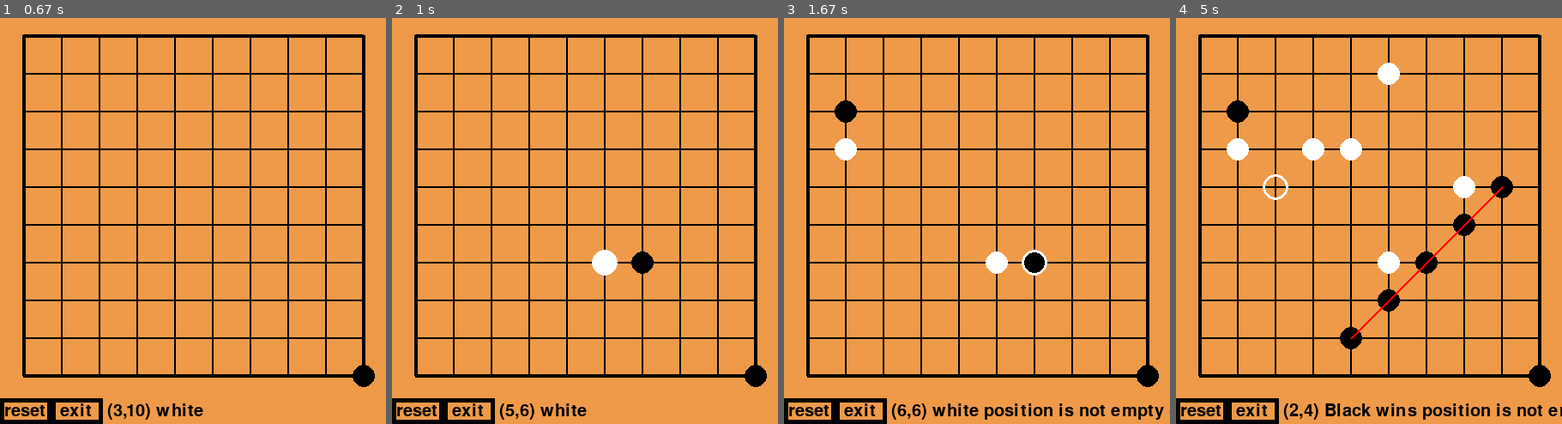
Above: before the commit, frames 1-4 (left to right).
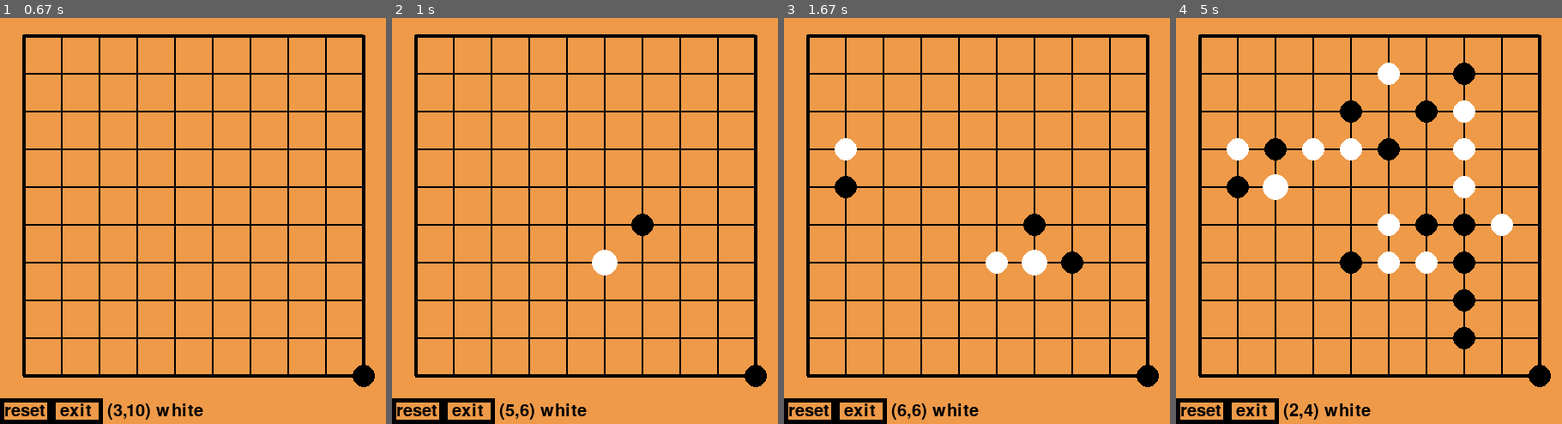
Above: after the commit, the same moments.

Repository: su2u4-1/my_code
Game: pygame game, started from python_game/五子棋.py
Two runs of this game, one before a commit and one after it. Both use one fixed random seed, a clock stepped at 60 frames per second and the inputs below.
Inputs (mouse positions are in pixels of both pictures, inside the frame that each line leads up to):
- Up to frame 1 (0.67 s): type "10 (at the terminal prompt)" at 0 s; click "AI" at 0.38 s
- Up to frame 2 (1 s): click (585, 245) at 0.72 s
- Up to frame 3 (1.67 s): click (857, 156) at 1.05 s; click (1023, 253) at 1.38 s
- Up to frame 4 (5 s): click (1376, 78) at 1.72 s; click (1372, 261) at 2.05 s; click (1357, 147) at 2.38 s; click (1314, 131) at 2.72 s; click (1469, 180) at 3.05 s; click (1488, 208) at 3.38 s; click (1450, 147) at 3.72 s; click (1453, 115) at 4.05 s; click (1384, 200) at 4.38 s; click (1257, 192) at 4.72 s

Frame 1 is identical in both runs. In frame 2, 0.4% of the frame differs, in the area x 62-68%, y 48-64%; in frame 3, 1.7%; in frame 4, 5.5%, in the area x 13-100%, y 10-99%.

Commit message:
list -> set, 8 -> 4

Diff:
--- a/python_game/五子棋.py
+++ b/python_game/五子棋.py
@@ -86,7 +86,7 @@
                 if self.chessBoard[x][y] == 0:
                     n += 1
                 else:
-                    for i in range(8):
+                    for i in range(4):
                         x1 = x
                         y1 = y
                         for _ in range(4):
@@ -118,7 +118,7 @@
             raise RuntimeError("position is not empty or game is over")
 
     def ai(self) -> None:
-        possible_pos: list[list[tuple[int, int]]] = [[], [], [], [], [], [], [], []]
+        possible_pos: list[set[tuple[int, int]]] = [set() for _ in range(7)]
         for x in range(self.size):
             for y in range(self.size):
                 if self.chessBoard[x][y] != 0:
@@ -140,14 +140,14 @@
                                             d = (x1 + D8[i][0], y1 + D8[i][1])
                                         if s == 0:
                                             if j == 2:
-                                                possible_pos[j + 3].append(d)
-                                            else:
-                                                possible_pos[j + 2].append(d)
+                                                possible_pos[j + 3].add(d)
+                                            else:
+                                                possible_pos[j + 2].add(d)
                                         else:
                                             if j == 2:
-                                                possible_pos[4].append(d)
-                                            else:
-                                                possible_pos[j].append(d)
+                                                possible_pos[4].add(d)
+                                            else:
+                                                possible_pos[j].add(d)
                                         if flag:
                                             break
                                         flag = True
@@ -158,7 +158,7 @@
                                 y1 += D8[i][1]
                             else:
                                 if self.chessBoard[x1][y1] == 0:
-                                    possible_pos[6].append((x1, y1))
+                                    possible_pos[6].add((x1, y1))
                         elif self.ai_mode == 1:
                             for j in range(3):
                                 if not (0 <= x1 + D8[i][0] < self.size - 1 and 0 <= y1 + D8[i][1] < self.size - 1):
@@ -167,20 +167,20 @@
                                     if self.chessBoard[x1 + D8[i][0]][y1 + D8[i][1]] == 0:
                                         if s == 0:
                                             if j == 2:
-                                                possible_pos[j + 3].append((x1 + D8[i][0], y1 + D8[i][1]))
-                                            else:
-                                                possible_pos[j + 2].append((x1 + D8[i][0], y1 + D8[i][1]))
+                                                possible_pos[j + 3].add((x1 + D8[i][0], y1 + D8[i][1]))
+                                            else:
+                                                possible_pos[j + 2].add((x1 + D8[i][0], y1 + D8[i][1]))
                                         else:
                                             if j == 2:
-                                                possible_pos[4].append((x1 + D8[i][0], y1 + D8[i][1]))
-                                            else:
-                                                possible_pos[j].append((x1 + D8[i][0], y1 + D8[i][1]))
+                                                possible_pos[4].add((x1 + D8[i][0], y1 + D8[i][1]))
+                                            else:
+                                                possible_pos[j].add((x1 + D8[i][0], y1 + D8[i][1]))
                                     break
                                 x1 += D8[i][0]
                                 y1 += D8[i][1]
                             else:
                                 if self.chessBoard[x1][y1] == 0:
-                                    possible_pos[6].append((x1, y1))
+                                    possible_pos[6].add((x1, y1))
                         elif self.ai_mode == 2:
                             for j in range(3):
                                 if not (0 <= x1 + D8[i][0] < self.size - 1 and 0 <= y1 + D8[i][1] < self.size - 1):
@@ -188,21 +188,23 @@
                                 if self.chessBoard[x1 + D8[i][0]][y1 + D8[i][1]] != self.chessBoard[x][y]:
                                     if self.chessBoard[x1 + D8[i][0]][y1 + D8[i][1]] == 0:
                                         if s == 0:
-                                            possible_pos[j + 2].append((x1 + D8[i][0], y1 + D8[i][1]))
+                                            possible_pos[j + 2].add((x1 + D8[i][0], y1 + D8[i][1]))
                                         else:
-                                            possible_pos[j].append((x1 + D8[i][0], y1 + D8[i][1]))
+                                            possible_pos[j].add((x1 + D8[i][0], y1 + D8[i][1]))
                                     break
                                 x1 += D8[i][0]
                                 y1 += D8[i][1]
                             else:
                                 if self.chessBoard[x1][y1] == 0:
-                                    possible_pos[6].append((x1, y1))
+                                    possible_pos[6].add((x1, y1))
+        # print(*possible_pos, sep="\n")
         for i in range(7):
             if len(possible_pos[6 - i]) > 0:
-                x, y = choice(possible_pos[6 - i])
+                x, y = choice(tuple(possible_pos[6 - i]))
                 if self.chessBoard[x][y] == 0:
                     self.mx, self.my = x, y
                     self.put_chess()
+                    # print(x, y, i)
                     return
         while True:
             x, y = randint(0, self.size - 1), randint(0, self.size - 1)
--- a/python教學/pygame教學.py
+++ b/python教學/pygame教學.py
@@ -67,12 +67,14 @@
     # text1顯示滑鼠座標(白底黑字)
     text1 = font.render(f"({mousex},{mousey})", True, (0, 0, 0))
     # 顯示物件(物件,[x座標,y座標])
-    screen.blit(img, [30, 30])
-    screen.blit(text0, [30, 60])
-    screen.blit(text1, [30, 90])
+    screen.blit(img, (30, 30))
+    screen.blit(text0, (30, 60))
+    screen.blit(text1, (30, 90))
+    screen.blit(font.render("測試test", True, (0, 0, 0)), (30, 120))
+    screen.blit(font.render(f"FPS: {clock.get_fps()}", True, (0, 0, 0)), (30, 150))
     # 更新畫面
     pygame.display.update()
-    # 設定每秒幀數上限,不給或給0代表無限制(有時候會很吃電腦效能)
-    clock.tick(10)
+    # 設定每秒幀數上限,不給或給0代表無限制
+    clock.tick()
 
 # 其餘請參考https://www.pygame.org/docs/
